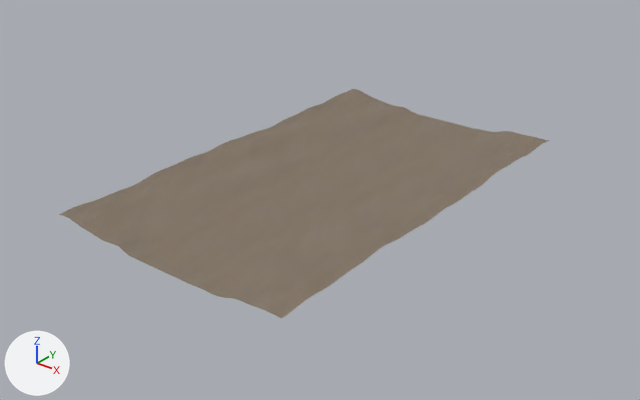
A saved change to the glTF model examples/aquarium/models/sand.glb.
Camera for both pictures: a 50 mm camera at (33.8, -41.9, 25.1) aimed at (-0.7, 1.1, -1.6). Lighting does not change. The marker at lower left points along +X, +Y and +Z. The picture after the commit comes second.

The first picture shows 'sand'.
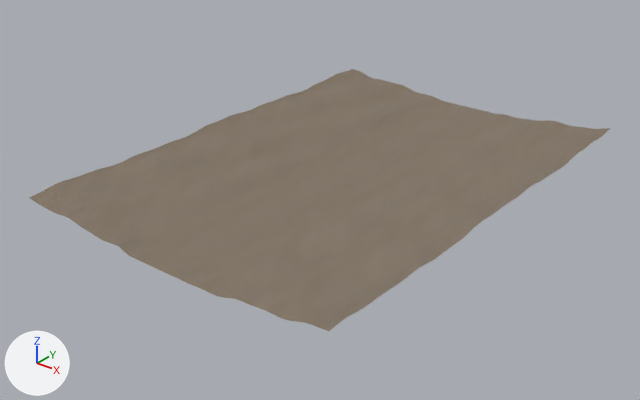
The change, as a diff of the scene's bpy script:
```diff
--- a/examples/aquarium/models/sand.glb.py
+++ b/examples/aquarium/models/sand.glb.py
@@ me_sand @@
 # used by ob_sand; location = (0.0, 0.0, 0.0)
-me_sand.from_pydata(...)  # 2257 vertices, 4320 faces; spans x -9.0..9.0, y -14.0..16.0, z -0.1..0.8
+me_sand.from_pydata(...)  # 3381 vertices, 6528 faces; spans x -12.0..12.0, y -14.0..20.0, z -0.1..1.1
+# me_sand part 1: 1124 vertices added at x -12.0..12.0, y -14.0..20.0, z 0.0..1.1
 me_sand.materials.append(mat_sand)
```

Pixel boxes (x1, y1, x2, y2) of what changed, in the pictures (640 x 400 px):
'sand', reshaped (19% wider, 14% taller)
    before: (59, 89, 549, 318)
    after: (29, 69, 611, 331)
part 1 of me_sand, added (brown)
    after: (29, 69, 611, 331)
